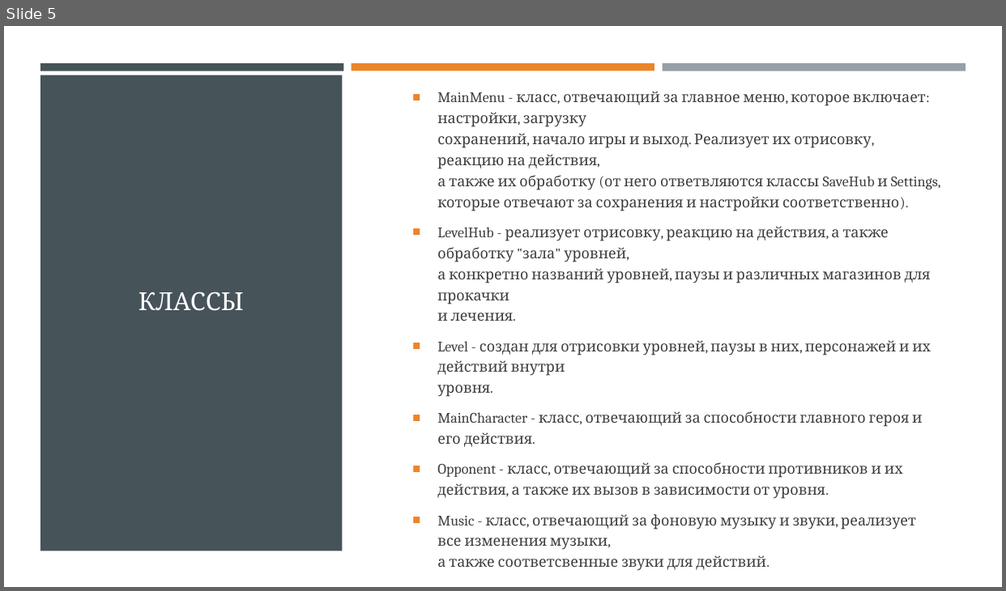
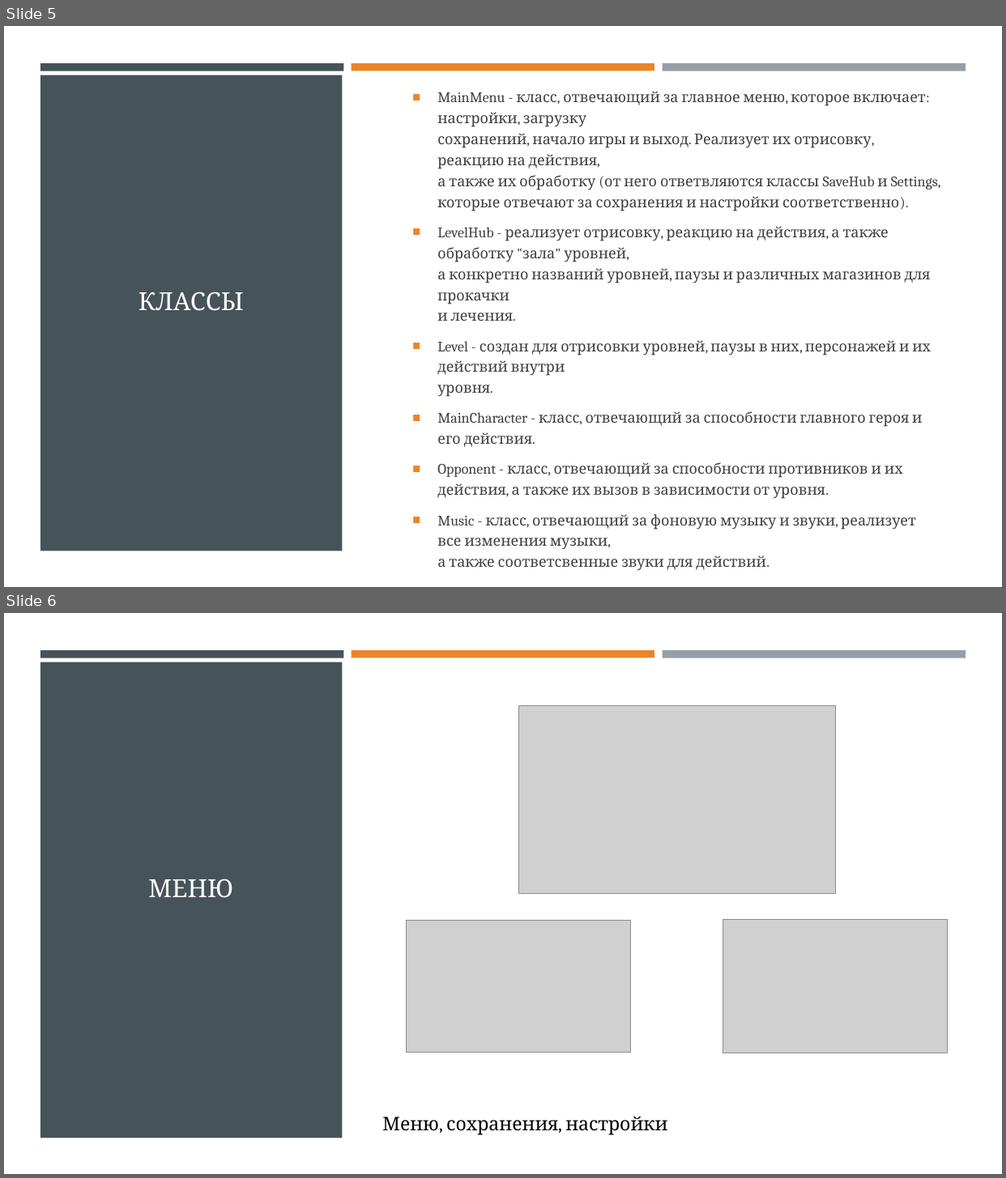
Before and after one commit to vitalybash/Overslept, a slide deck: documents/Презентация. Overslept.pptx. Shown one above the other, each under a label of ours: slide 5 before the commit, slides 5 and 6 after it. The pictures are 1006x591 and 1006x1178 pixels, drawn with LibreOffice and Linux fonts; fonts in the diff are those of the drawing; grey boxes stand for pictures. Boxes give left, top, right and bottom in pixels: in the first picture for what was removed or moved away, otherwise in the second. Text is boxed around its words. In the diff, an @@ line names an element or a change of style, - is before the commit and + after.

```diff
--- a/documents/Презентация. Overslept.pptx
+++ b/documents/Презентация. Overslept.pptx
@@ slide 6 added at (4,613,1002,1174), background #FFFFFF; not listed: 4 template elements that a slide beside it also shows @@
@@ picture added at (519,706,836,894) @@
@@ title added at (148,879,233,898), 24 pt, text #FFFFFF @@
+МЕНЮ
@@ picture added at (406,921,631,1053) @@
@@ picture added at (723,920,948,1053) @@
@@ text added at (382,1117,667,1135), 18 pt, text #000000 @@
+Меню, сохранения, настройки
```
Also in this commit, not shown: 1 slide changed, 2 other slides added, 1 other file.
